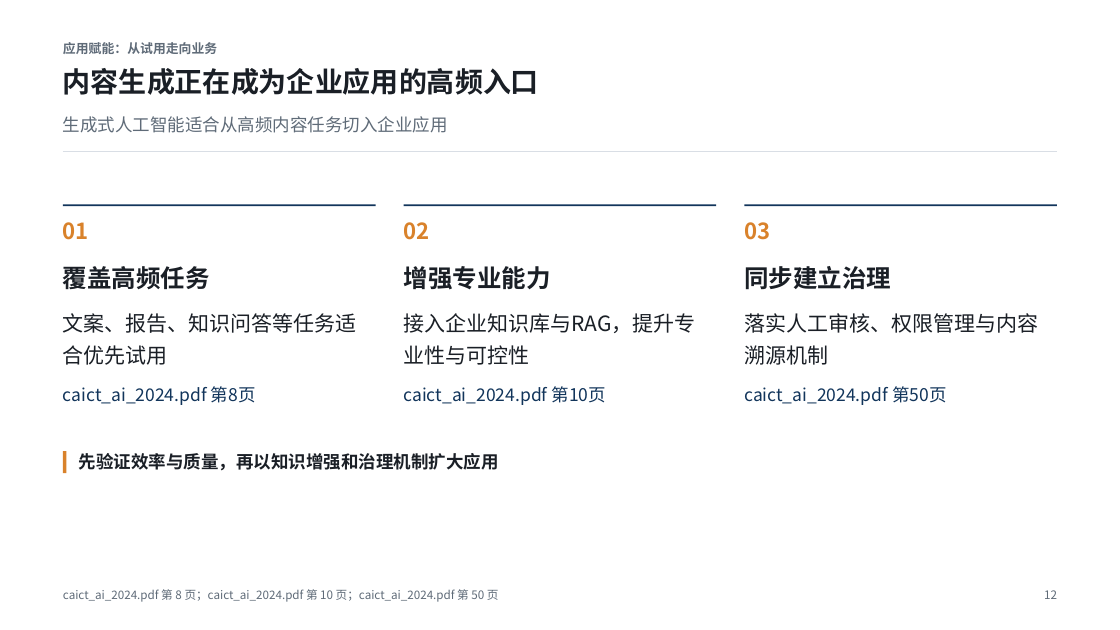
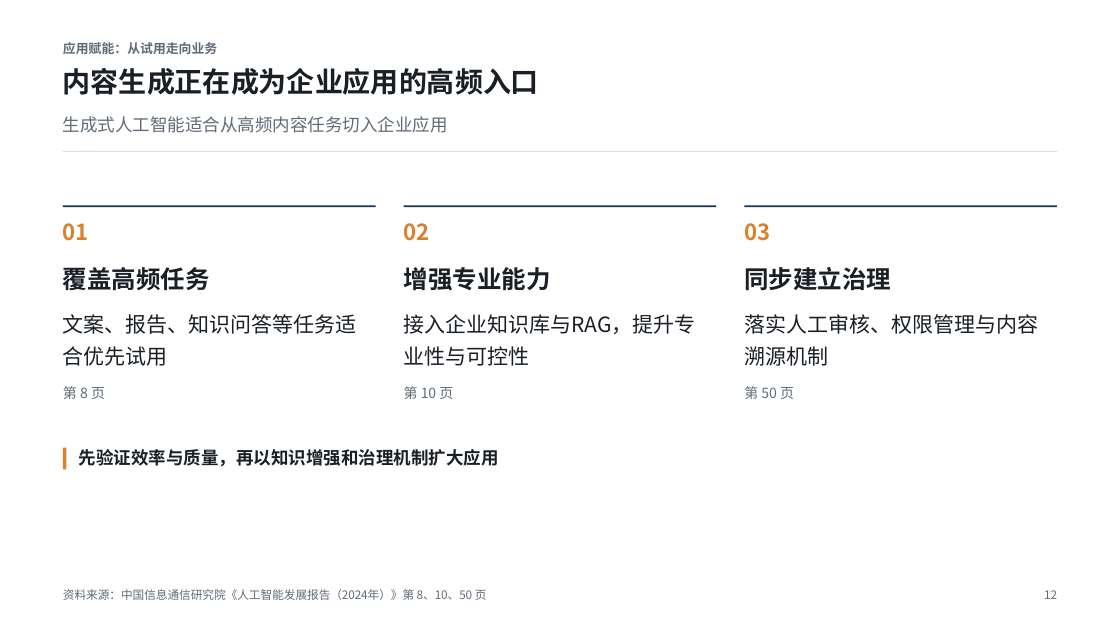
Before and after one commit to Liyilin66/ppt-agent, a slide deck: slide 12 of examples/caict-2024-sample.pptx. Drawn at 1120x630 pixels with LibreOffice and Linux fonts; fonts in the diff are those of the drawing. Boxes give left, top, right and bottom in pixels: in the first picture for what was removed or moved away, otherwise in the second. Text is boxed around its words. In the diff, an @@ line names an element or a change of style, - is before the commit and + after.

Commit message:
Show citations as report names instead of raw filenames
Footers named the uploaded file ("caict_ai_2024.pdf 第 7-13 页"), card
citations scaled up with sparse body text in accent blue, and the same page
was repeated on every card. On a management deck that reads as machine output.

Display only changes; validation still matches the uploaded filenames.
- Report names come from the document itself (PDF cover lines, DOCX title,
  Markdown heading); a cleaned filename stem is shown when nothing is found.
- Footer: "资料来源：issuer《title》第 7–13 页", one mention per report with its
  pages merged; it shortens in steps (issuer, then web titles, then sites
  only) against a measured one-line width instead of clipping mid-title.
- Card refs show only the page when the footer already names the report, use
  a fixed small muted caption, and are dropped when every card cites the
  same page.

The README sample was re-typeset from its cached content with no model or
search calls; its degraded pages are unchanged (3, 5, 18, 19).

Tested: uv run pytest (1699 passed); PowerPoint export of the sample and of
the MCP validation deck, longest footers checked on one line.

```diff
--- a/examples/caict-2024-sample.pptx
+++ b/examples/caict-2024-sample.pptx
@@ text at [63,386,105,399]: text changed; size 15 to 12 pt; text colour #12355B to #5F6B78 @@
-caict_ai_2024.pdf 第8页
+第 8 页
@@ text at [404,386,453,399]: text changed; size 15 to 12 pt; text colour #12355B to #5F6B78 @@
-caict_ai_2024.pdf 第10页
+第 10 页
@@ text at [744,386,794,399]: text changed; size 15 to 12 pt; text colour #12355B to #5F6B78 @@
-caict_ai_2024.pdf 第50页
+第 50 页
@@ text "先验证效率与质量，再以知识增强和治理机制扩大应用": place and size @@
-text "先验证效率与质量，再以知识增强和治理机制扩大应用" at [79,453,499,471]
+text "先验证效率与质量，再以知识增强和治理机制扩大应用" at [79,449,499,467]
@@ text at [63,589,487,600]: text changed @@
-caict_ai_2024.pdf 第 8 页；caict_ai_2024.pdf 第 10 页；caict_ai_2024.pdf 第 50 页
+资料来源：中国信息通信研究院《人工智能发展报告（2024年）》第 8、10、50 页
```
Also in this commit, not shown: 16 other slides changed, 8 other files.
